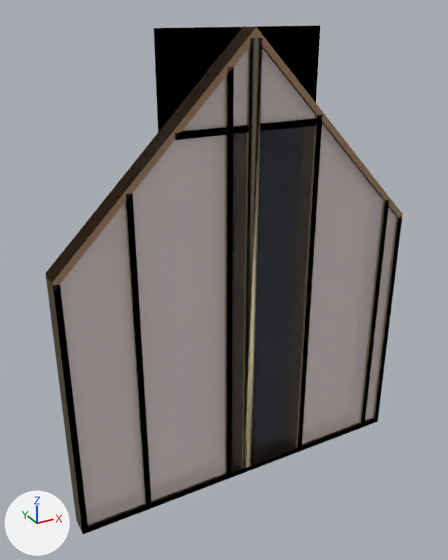
An edit to the glTF model panels/EX8_GBL.glb, drawn before and after from the same camera.
Before and after are seen from a 50 mm lens placed at (-1.84, -3.06, 1.55), pointed at (-0.12, 0.06, -0.01). The lights are fixed; the arrows at lower left show +X, +Y and +Z. The first picture is the older version.

Objects in the first picture: 'EX8 GBL'.
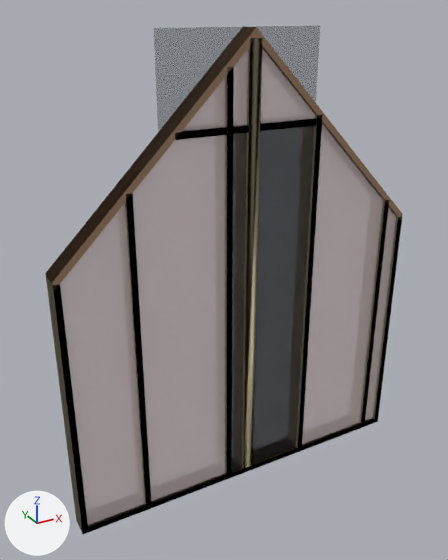
Changed parts and their boxes (x1, y1, x2, y2) in the pictures (448 x 560 px):
'EX8 GBL', surface changed
    both: (61, 25, 369, 504)

The edits, one by one:
In material 'osb_external' (mat_osb_external), alpha goes from 1.0 to 0.3.
